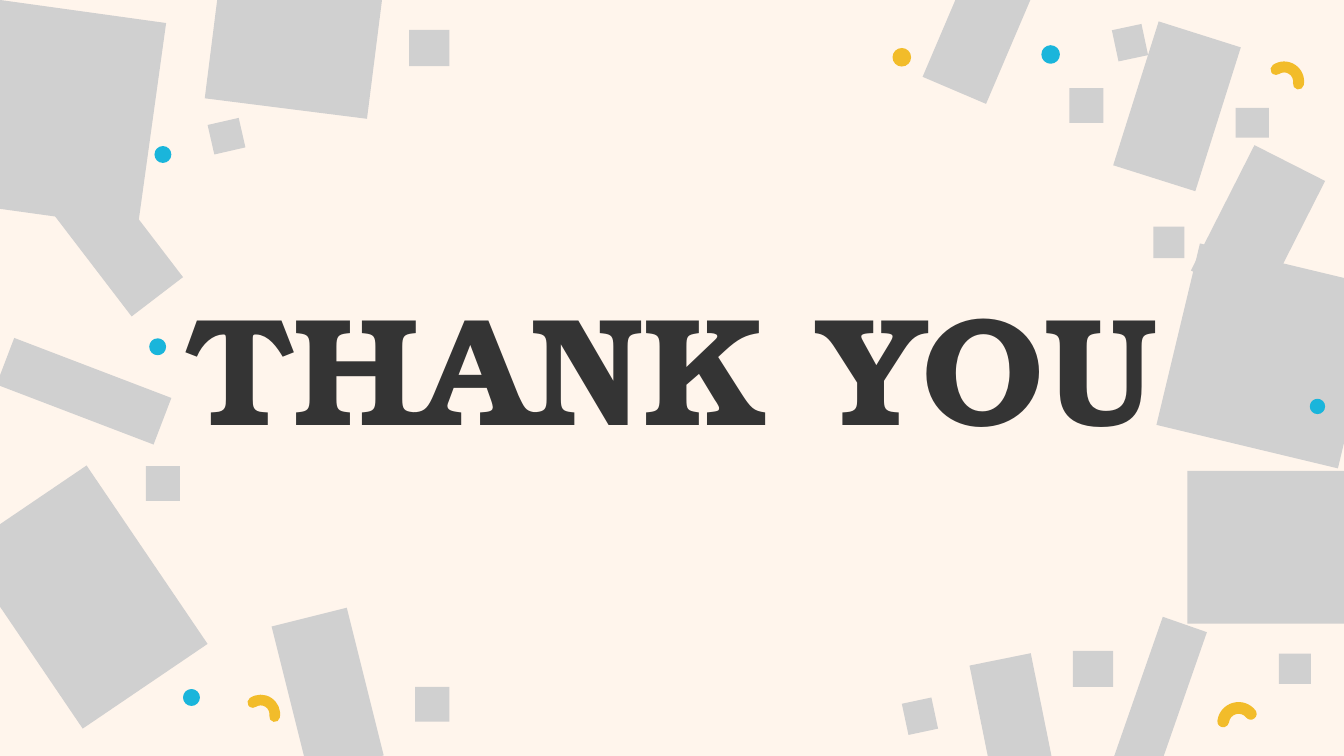
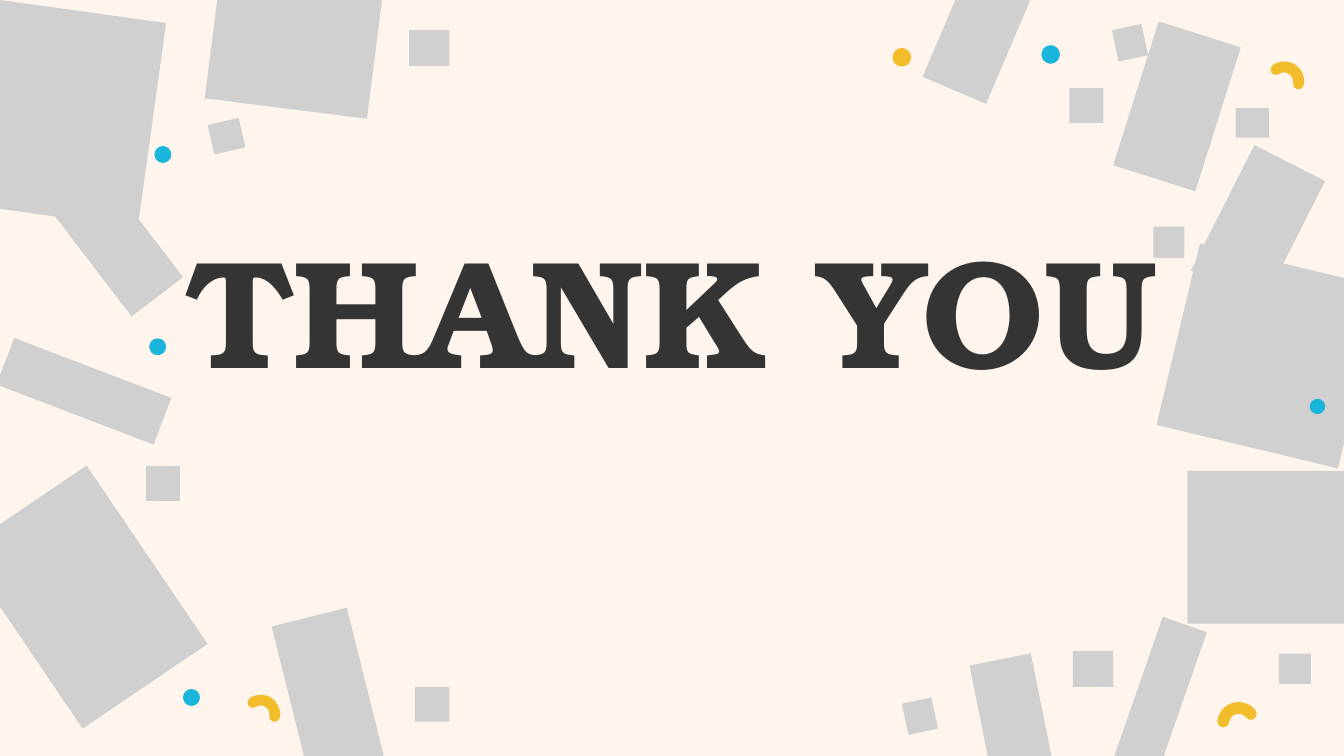
Before and after one commit to Github-Anderson/CS182-Project, a slide deck: slide 10 of presentation/17_final.pptx. Drawn at 1344x756 pixels with LibreOffice and Linux fonts; fonts in the diff are those of the drawing; grey boxes stand for pictures; background and template pictures are left out. Boxes give left, top, right and bottom in pixels: in the first picture for what was removed or moved away, otherwise in the second. Text is boxed around its words. In the diff, an @@ line names an element or a change of style, - is before the commit and + after.

```diff
--- a/presentation/17_final.pptx
+++ b/presentation/17_final.pptx
@@ text "THANK YOU" rewrapped from [186, 318, 1158, 427] to [186, 227, 1158, 370] @@
```
Also in this commit, not shown: 9 other slides changed, 2 other files.
